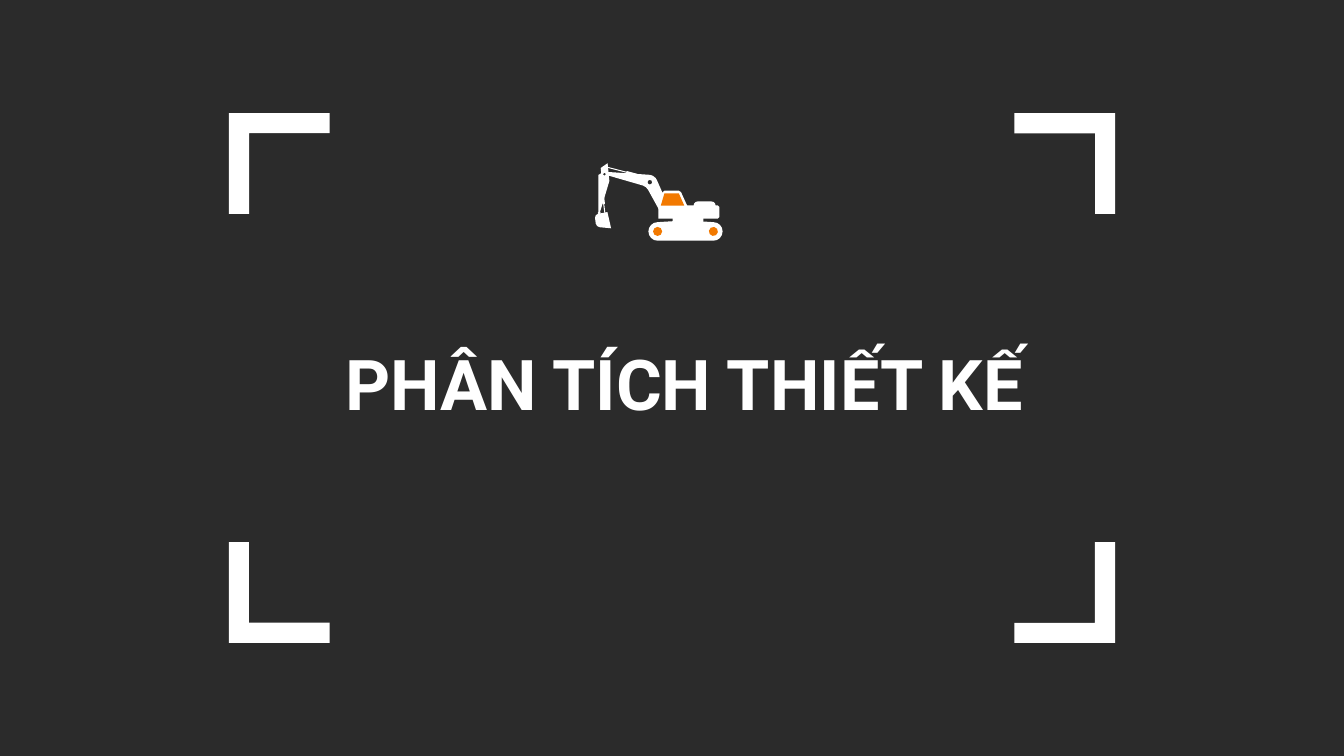
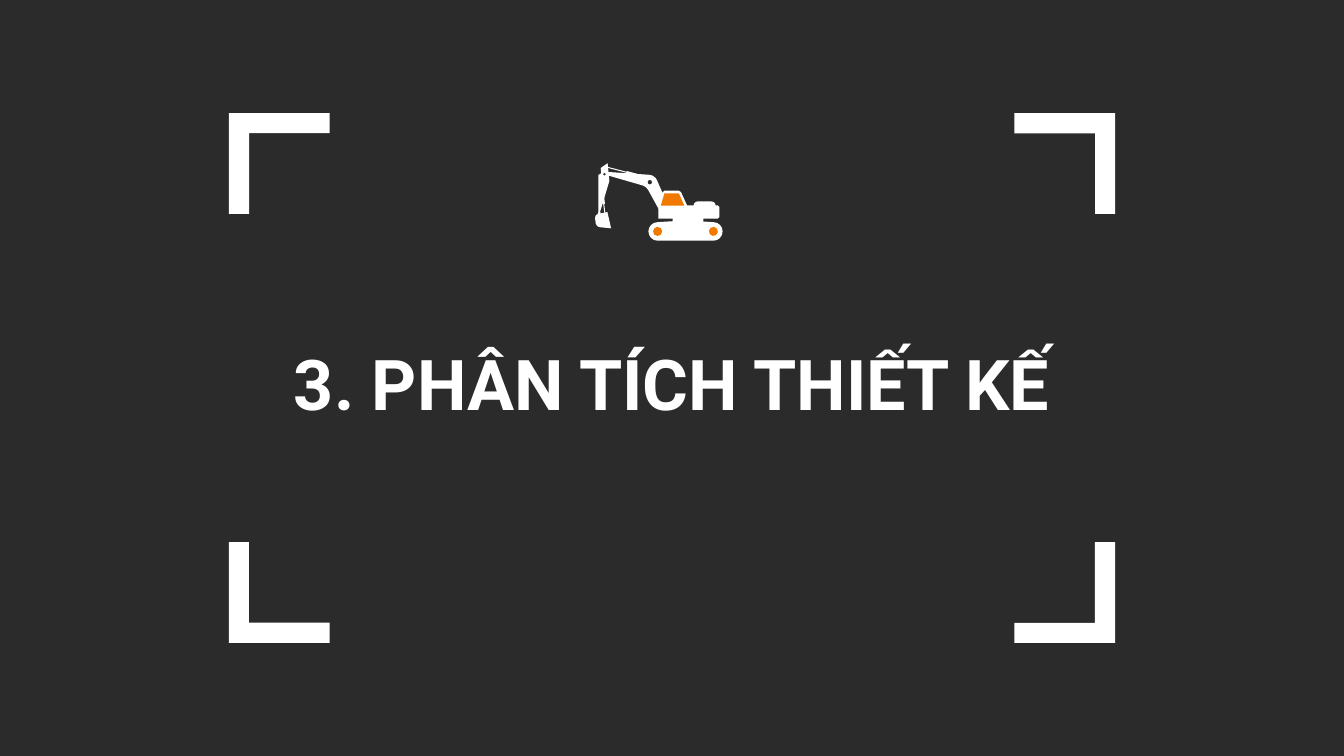
Before and after one commit to datmeo186305/DATN, a slide deck: slide 6 of SLIDE/NguyenTienDat_160702122_slide.pptx (slide 5 before the commit). Drawn at 1344x756 pixels with LibreOffice and Linux fonts; fonts in the diff are those of the drawing; background and template pictures are left out; a plain dark background stands for a picture behind light text. Boxes give left, top, right and bottom in pixels: in the first picture for what was removed or moved away, otherwise in the second. Text is boxed around its words. In the diff, an @@ line names an element or a change of style, - is before the commit and + after.

```diff
--- a/SLIDE/NguyenTienDat_160702122_slide.pptx
+++ b/SLIDE/NguyenTienDat_160702122_slide.pptx
@@ text at box(294, 346, 1049, 411): text changed @@
-PHÂN TÍCH THIẾT KẾ
+3. PHÂN TÍCH THIẾT KẾ
```
Also in this commit, not shown: 6 other slides changed, 4 slides added, 2 slides removed.
